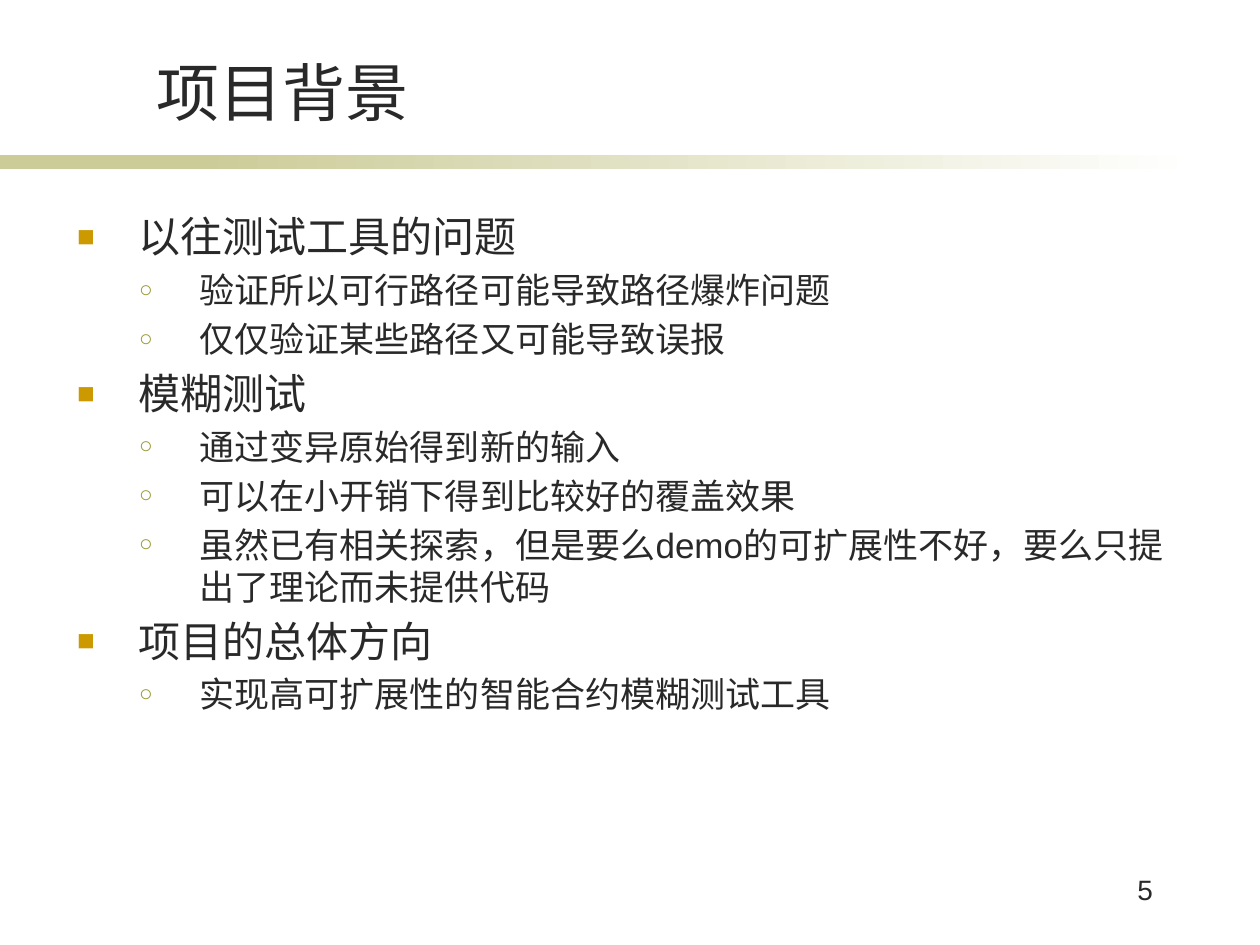
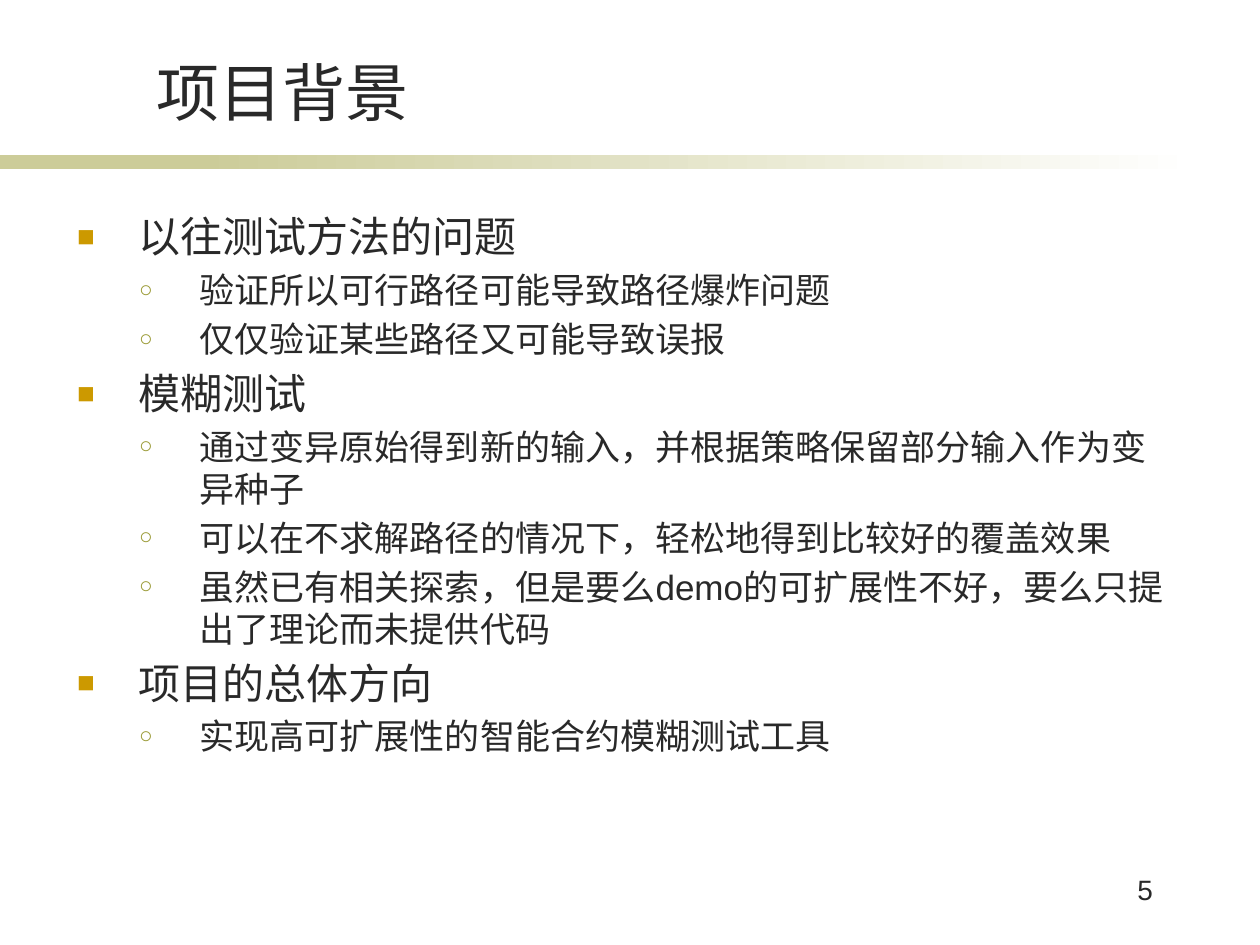
Before and after one commit to Chirachiino/ChainHacker, a slide deck: slide 5 of pre.pptx. Drawn at 1260x945 pixels with LibreOffice and Linux fonts; fonts in the diff are those of the drawing; background and template pictures are left out. Boxes give left, top, right and bottom in pixels: in the first picture for what was removed or moved away, otherwise in the second. Text is boxed around its words. In the diff, an @@ line names an element or a change of style, - is before the commit and + after.

```diff
--- a/pre.pptx
+++ b/pre.pptx
@@ text at bbox=[139, 216, 517, 256]: text changed @@
-■ 以往测试工具的问题
+■ 以往测试方法的问题
@@ text at bbox=[200, 430, 1146, 555]: text changed @@
-  ○ 通过变异原始得到新的输入
-  ○ 可以在小开销下得到比较好的覆盖效果
+  ○ 通过变异原始得到新的输入，并根据策略保留部分输入作为变异种子
+  ○ 可以在不求解路径的情况下，轻松地得到比较好的覆盖效果
```
Also in this commit, not shown: 11 other slides changed, 17 slides added, 2 slides removed, 9 other files.
